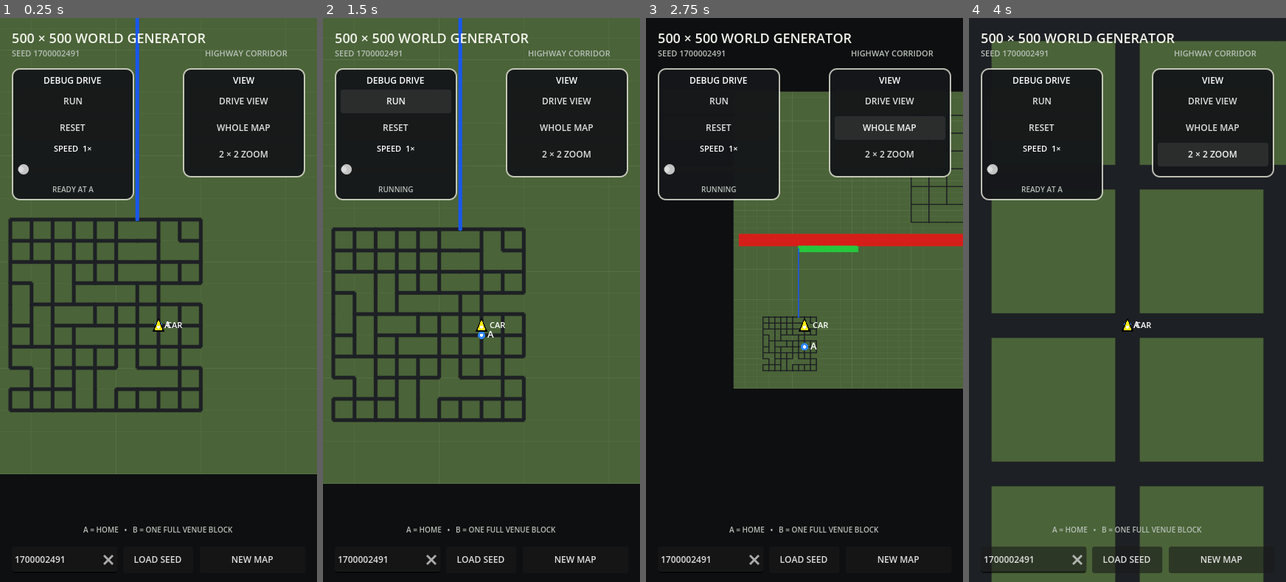
Above: before the commit, frames 1-4 (left to right).
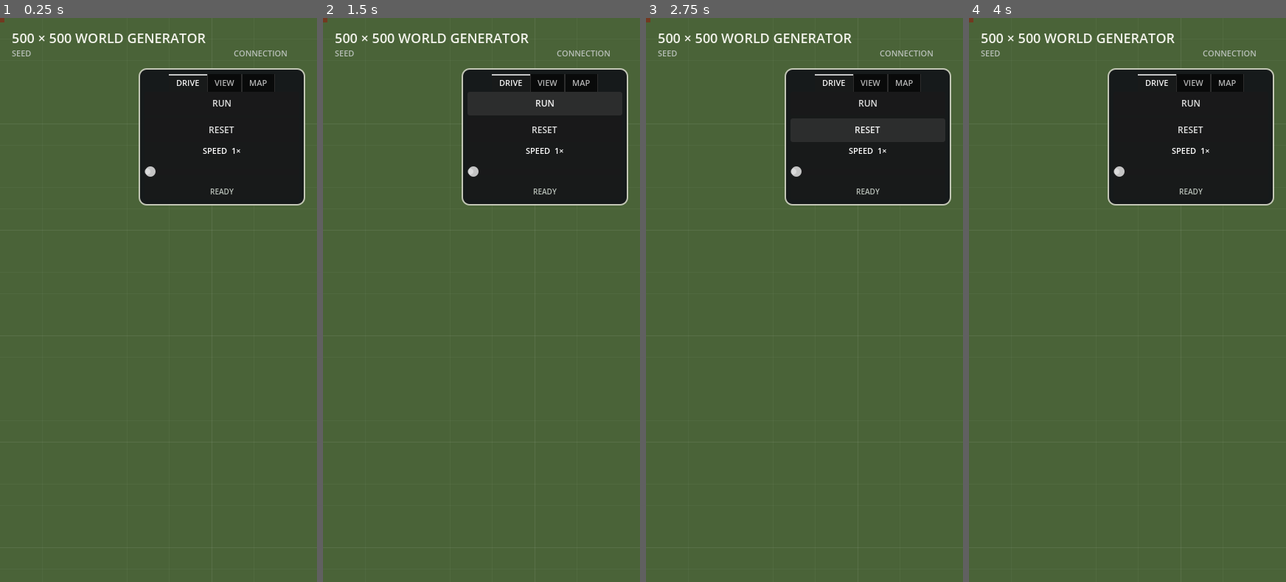
Above: after the commit, the same moments.

Repository: patrickcallahancomedy/comedian
Game: Godot game, scene res://scenes/drive/grid_world_prototype.tscn
Same seed, same stepped clock (60 frames per second), same inputs: the game is played once before the commit and once after it. This scene is started directly instead of the project's main scene.
Inputs (mouse positions are in pixels of both pictures, inside the frame that each line leads up to):
- Up to frame 1 (0.25 s): no input
- Up to frame 2 (1.5 s): click (567, 102) at 0.5 s, where only the run before the commit has a clickable "DRIVE VIEW"; click "RUN" at 1.25 s
- Up to frame 3 (2.75 s): click (890, 130) at 2 s, where only the run before the commit has a clickable "WHOLE MAP"
- Up to frame 4 (4 s): click "RESET" at 2.75 s; click (1213, 153) at 3.5 s, where only the run before the commit has a clickable "2 × 2 ZOOM"

The runs differ from the first frame. In frame 1, 42% of the frame differs, in the area x 0-100%, y 0-100%; in frame 2, 40%; in frame 3, 70%; in frame 4, 44%.
Error after the commit: Invalid access to property or key 'pressed' on a base object of type 'null instance'. (res://scripts/drive/grid_world_map.gd:57)

Commit message:
Group debug controls into tabs

Diff:
--- a/godot/scenes/drive/grid_world_prototype.tscn
+++ b/godot/scenes/drive/grid_world_prototype.tscn
@@ -89,88 +89,46 @@
 horizontal_alignment = 2
 
 
-[node name="SettingsBox" type="PanelContainer" parent="."]
+[node name="DebugTabs" type="PanelContainer" parent="."]
 z_index = 10
 layout_mode = 0
-offset_left = 248.0
+offset_left = 188.0
 offset_top = 68.0
 offset_right = 414.0
-offset_bottom = 216.0
+offset_bottom = 254.0
 theme_override_styles/panel = SubResource("SettingsPanel")
 
-[node name="Layout" type="VBoxContainer" parent="SettingsBox"]
+[node name="Tabs" type="TabContainer" parent="DebugTabs"]
+layout_mode = 2
+current_tab = 0
+tab_alignment = 1
+theme_override_font_sizes/font_size = 11
+
+[node name="DRIVE" type="VBoxContainer" parent="DebugTabs/Tabs"]
 layout_mode = 2
 theme_override_constants/separation = 4
 
-[node name="SettingsLabel" type="Label" parent="SettingsBox/Layout"]
-layout_mode = 2
-theme_override_colors/font_color = Color(1, 1, 1, 1)
-theme_override_font_sizes/font_size = 12
-text = "VIEW"
-horizontal_alignment = 1
-
-[node name="DriveViewButton" type="Button" parent="SettingsBox/Layout"]
-layout_mode = 2
-focus_mode = 0
-custom_minimum_size = Vector2(0, 32)
-theme_override_font_sizes/font_size = 12
-text = "DRIVE VIEW"
-
-[node name="WholeMapButton" type="Button" parent="SettingsBox/Layout"]
-layout_mode = 2
-focus_mode = 0
-custom_minimum_size = Vector2(0, 32)
-theme_override_font_sizes/font_size = 12
-text = "WHOLE MAP"
-
-[node name="ZoomMapButton" type="Button" parent="SettingsBox/Layout"]
-layout_mode = 2
-focus_mode = 0
-custom_minimum_size = Vector2(0, 32)
-theme_override_font_sizes/font_size = 12
-text = "2 × 2 ZOOM"
-
-[node name="DriveBox" type="PanelContainer" parent="."]
-z_index = 10
-layout_mode = 0
-offset_left = 16.0
-offset_top = 68.0
-offset_right = 182.0
-offset_bottom = 232.0
-theme_override_styles/panel = SubResource("SettingsPanel")
-
-[node name="Layout" type="VBoxContainer" parent="DriveBox"]
-layout_mode = 2
-theme_override_constants/separation = 4
-
-[node name="DriveLabel" type="Label" parent="DriveBox/Layout"]
-layout_mode = 2
-theme_override_colors/font_color = Color(1, 1, 1, 1)
-theme_override_font_sizes/font_size = 12
-text = "DEBUG DRIVE"
-horizontal_alignment = 1
-
-[node name="RunButton" type="Button" parent="DriveBox/Layout"]
+[node name="RunButton" type="Button" parent="DebugTabs/Tabs/DRIVE"]
 layout_mode = 2
 focus_mode = 0
 custom_minimum_size = Vector2(0, 32)
 theme_override_font_sizes/font_size = 12
 text = "RUN"
 
-[node name="ResetButton" type="Button" parent="DriveBox/Layout"]
+[node name="ResetButton" type="Button" parent="DebugTabs/Tabs/DRIVE"]
 layout_mode = 2
 focus_mode = 0
 custom_minimum_size = Vector2(0, 32)
 theme_override_font_sizes/font_size = 12
 text = "RESET"
 
-[node name="SpeedValueLabel" type="Label" parent="DriveBox/Layout"]
+[node name="SpeedValueLabel" type="Label" parent="DebugTabs/Tabs/DRIVE"]
 layout_mode = 2
 theme_override_font_sizes/font_size = 11
 text = "SPEED  1×"
 horizontal_alignment = 1
 
-[node name="SpeedButton" type="HSlider" parent="DriveBox/Layout"]
+[node name="SpeedButton" type="HSlider" parent="DebugTabs/Tabs/DRIVE"]
 layout_mode = 2
 custom_minimum_size = Vector2(0, 32)
 min_value = 1.0
@@ -179,71 +137,67 @@
 value = 1.0
 rounded = true
 
-[node name="StatusLabel" type="Label" parent="DriveBox/Layout"]
+[node name="StatusLabel" type="Label" parent="DebugTabs/Tabs/DRIVE"]
 layout_mode = 2
 theme_override_colors/font_color = Color(0.72, 0.75, 0.72, 1)
 theme_override_font_sizes/font_size = 10
 text = "READY"
 horizontal_alignment = 1
 
-[node name="Legend" type="Label" parent="."]
-layout_mode = 1
-anchors_preset = 12
-anchor_right = 1.0
-anchor_bottom = 1.0
-offset_left = 16.0
-offset_top = -78.0
-offset_right = -16.0
-offset_bottom = -52.0
-grow_horizontal = 2
-grow_vertical = 0
-theme_override_colors/font_color = Color(0.72, 0.75, 0.72, 1)
-theme_override_font_sizes/font_size = 10
-text = "A = HOME   •   B = ONE FULL VENUE BLOCK"
-horizontal_alignment = 1
-
-[node name="SeedInput" type="LineEdit" parent="."]
-layout_mode = 1
-anchors_preset = 12
-anchor_right = 0.38
-anchor_bottom = 1.0
-offset_left = 16.0
-offset_top = -48.0
-offset_right = -4.0
-offset_bottom = -12.0
-grow_vertical = 0
+[node name="VIEW" type="VBoxContainer" parent="DebugTabs/Tabs"]
+layout_mode = 2
+theme_override_constants/separation = 4
+
+[node name="DriveViewButton" type="Button" parent="DebugTabs/Tabs/VIEW"]
+layout_mode = 2
+focus_mode = 0
+custom_minimum_size = Vector2(0, 32)
+theme_override_font_sizes/font_size = 12
+text = "DRIVE VIEW"
+
+[node name="WholeMapButton" type="Button" parent="DebugTabs/Tabs/VIEW"]
+layout_mode = 2
+focus_mode = 0
+custom_minimum_size = Vector2(0, 32)
+theme_override_font_sizes/font_size = 12
+text = "WHOLE MAP"
+
+[node name="ZoomMapButton" type="Button" parent="DebugTabs/Tabs/VIEW"]
+layout_mode = 2
+focus_mode = 0
+custom_minimum_size = Vector2(0, 32)
+theme_override_font_sizes/font_size = 12
+text = "2 × 2 ZOOM"
+
+[node name="MAP" type="VBoxContainer" parent="DebugTabs/Tabs"]
+layout_mode = 2
+theme_override_constants/separation = 4
+
+[node name="SeedInput" type="LineEdit" parent="DebugTabs/Tabs/MAP"]
+layout_mode = 2
+custom_minimum_size = Vector2(0, 32)
 placeholder_text = "SEED NUMBER"
 virtual_keyboard_type = 2
 clear_button_enabled = true
 theme_override_font_sizes/font_size = 12
 
-[node name="LoadSeedButton" type="Button" parent="."]
-layout_mode = 1
-anchors_preset = 12
-anchor_left = 0.38
-anchor_right = 0.62
-anchor_bottom = 1.0
-offset_left = 4.0
-offset_top = -48.0
-offset_right = -4.0
-offset_bottom = -12.0
-grow_vertical = 0
-focus_mode = 0
+[node name="LoadSeedButton" type="Button" parent="DebugTabs/Tabs/MAP"]
+layout_mode = 2
+focus_mode = 0
+custom_minimum_size = Vector2(0, 32)
 theme_override_font_sizes/font_size = 12
 text = "LOAD SEED"
 
-[node name="NewMapButton" type="Button" parent="."]
-layout_mode = 1
-anchors_preset = 12
-anchor_left = 0.62
-anchor_right = 1.0
-anchor_bottom = 1.0
-offset_left = 4.0
-offset_top = -48.0
-offset_right = -16.0
-offset_bottom = -12.0
-grow_horizontal = 2
-grow_vertical = 0
-focus_mode = 0
-theme_override_font_sizes/font_size = 12
-text = "NEW MAP"
+[node name="NewMapButton" type="Button" parent="DebugTabs/Tabs/MAP"]
+layout_mode = 2
+focus_mode = 0
+custom_minimum_size = Vector2(0, 32)
+theme_override_font_sizes/font_size = 12
+text = "GENERATE NEW MAP"
+
+[node name="Legend" type="Label" parent="DebugTabs/Tabs/MAP"]
+layout_mode = 2
+theme_override_colors/font_color = Color(0.72, 0.75, 0.72, 1)
+theme_override_font_sizes/font_size = 9
+text = "A = HOME   •   B = VENUE"
+horizontal_alignment = 1
